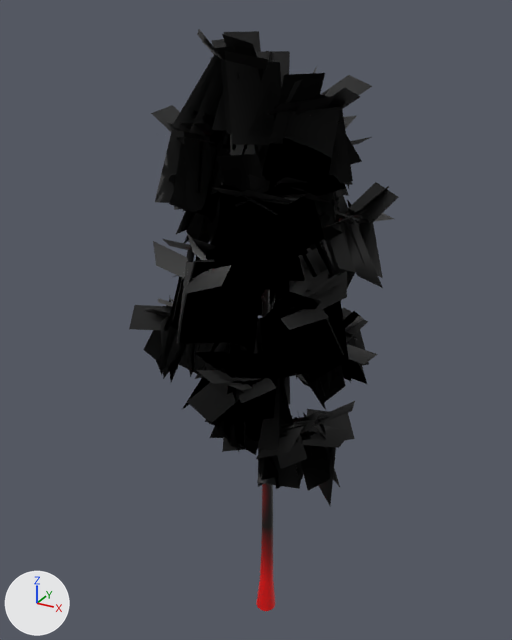
A saved change to the glTF model public/assets/testmap/tree_birch_b.glb.
Rendered twice from a 50 mm lens placed at (6.9, -13.13, 14.73), pointed at (-0.42, 0.17, 8.08). Arrows for +X, +Y and +Z are at lower left; the lights stay in place. The picture after the commit comes second. Vertices at exactly the same position are counted once.

Objects in the first picture: 'tree_birch_b.0', 'tree_birch_b.1'.
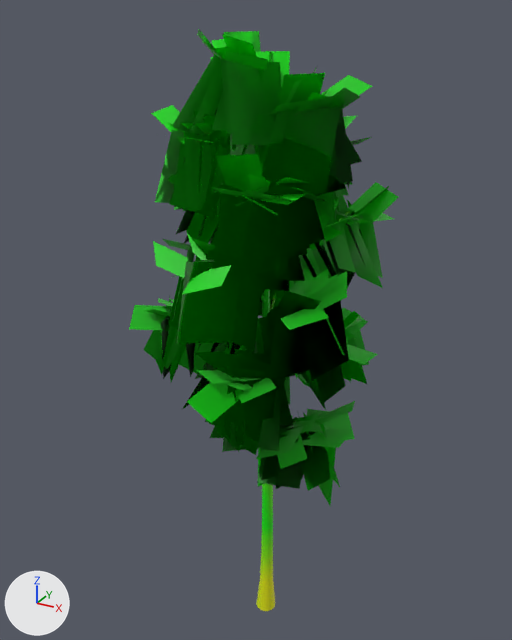
Diff of the bpy script that builds the scene:
```diff
--- a/public/assets/testmap/tree_birch_b.glb.py
+++ b/public/assets/testmap/tree_birch_b.glb.py
@@ me_tree_birch_b_0 @@
 me_tree_birch_b_0.from_pydata(...)  # 898 vertices, 1384 faces; spans x -2.43..1.71, y -2.31..1.87, z -0.31..13.78
 # used by ob_tree_birch_b_0; location = (0.0, 0.0, 0.0)
+# me_tree_birch_b_0 part 1: 765 faces centred in x -1.91..1.49, y -1.74..1.66, z 2.82..13.73 are repainted in the vertex colours; the middle colour goes from black #000000 to green #05d800
+# me_tree_birch_b_0 part 2: 619 faces centred in x -2.17..1.6, y -2.17..1.42, z 0.0..13.56 are repainted in the vertex colours; the middle colour goes from dark red #480000 to green #2bde00
 me_tree_birch_b_0.materials.append(mat_bark_birch_blend)
@@ me_tree_birch_b_1 @@
 me_tree_birch_b_1.from_pydata(...)  # 2040 vertices, 1020 faces; spans x -3.02..2.45, y -3.08..2.52, z 4.12..14.39
 # used by ob_tree_birch_b_1; location = (0.0, 0.0, 0.0)
+# me_tree_birch_b_1 part 3: 1020 faces centred in x -2.68..1.99, y -2.69..2.19, z 4.65..14.11 are repainted in the vertex colours; the middle colour goes from black #000000 to green #00e000
 me_tree_birch_b_1.materials.append(mat_foliage_birch)
```

What differs and where, as boxes (x1, y1, x2, y2) in the pictures (512 x 640 px):
part 1 of me_tree_birch_b_0, recoloured: (235, 114, 350, 527) in both
part 2 of me_tree_birch_b_0, recoloured: (186, 132, 359, 611) in both
part 3 of me_tree_birch_b_1, recoloured (black to green): (129, 29, 399, 505) in both
